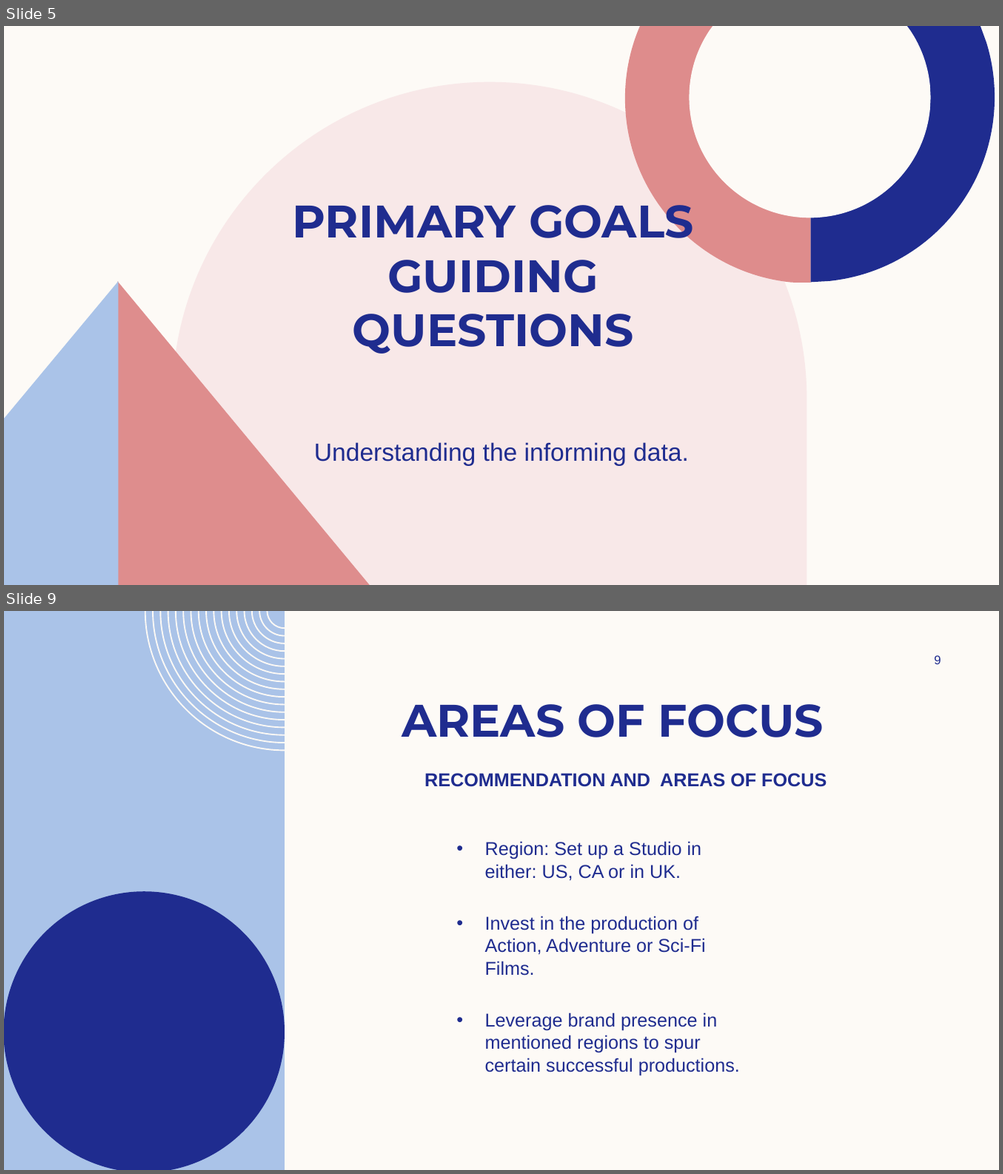
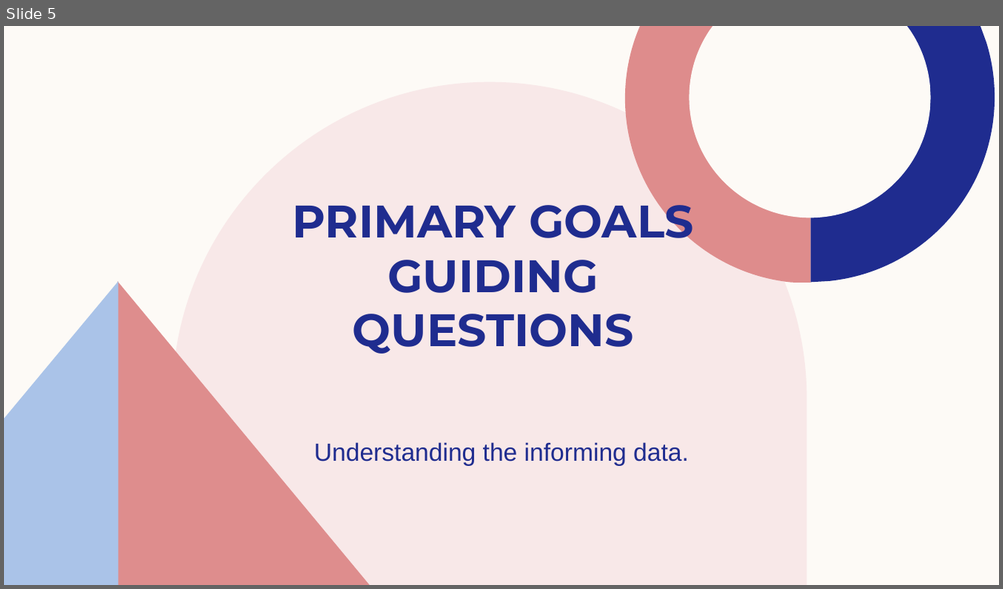
Before and after one commit to rurigi-waweru/dsc-waweru-phase-one-project, a slide deck: Presentation (MICROSOFT STUDIO).pptx. Shown one above the other, each under a label of ours: slides 5 and 9 before the commit, slide 5 after it; the slides between them are not shown. The pictures are 1003x1174 and 1003x589 pixels, drawn with LibreOffice and Linux fonts; fonts in the diff are those of the drawing; background and template pictures are left out. Boxes give left, top, right and bottom in pixels: in the first picture for what was removed or moved away, otherwise in the second. Text is boxed around its words. In the diff, an @@ line names an element or a change of style, - is before the commit and + after.

```diff
--- a/Presentation (MICROSOFT STUDIO).pptx
+++ b/Presentation (MICROSOFT STUDIO).pptx
@@ slide 9 removed at box(4, 611, 999, 1170), background #FDFAF6 @@
@@ freeform shape removed at box(4, 611, 284, 1170) @@
@@ freeform shape removed at box(145, 611, 284, 752) @@
@@ page number removed at box(933, 655, 940, 664) @@
-9
@@ title removed at box(401, 704, 824, 738) @@
-AREAS OF FOCUS
@@ text removed at box(424, 773, 826, 787) @@
-RECOMMENDATION AND AREAS OF FOCUS
@@ text removed at box(485, 841, 740, 1076) @@
-• Region: Set up a Studio in either: US, CA or in UK.
-• Invest in the production of Action, Adventure or Sci-Fi Films.
-• Leverage brand presence in mentioned regions to spur certain successful productions.
@@ freeform shape removed at box(4, 891, 284, 1170) @@
```
Also in this commit, not shown: 4 slides changed, 9 slides added, 3 other slides removed, 22 other files.
